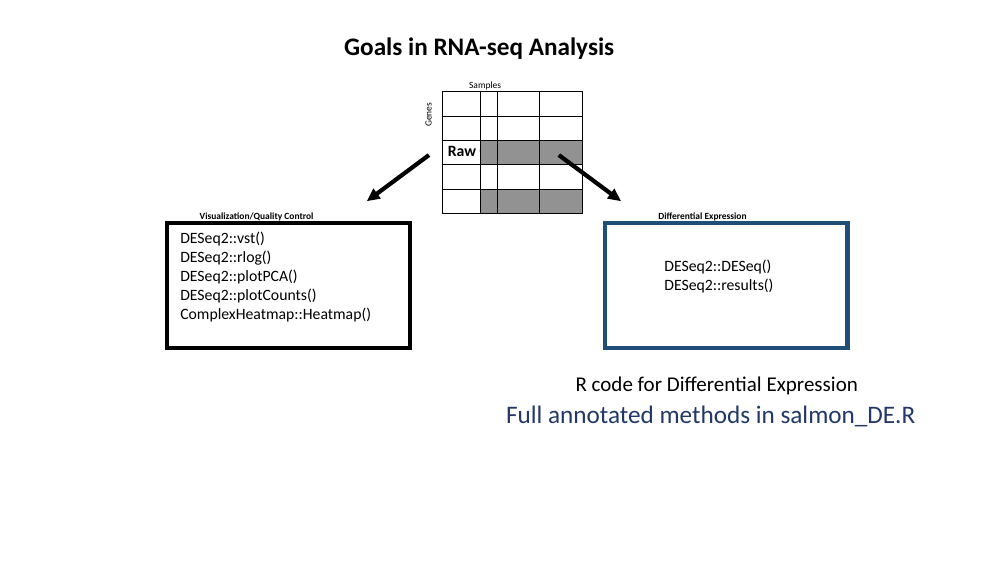
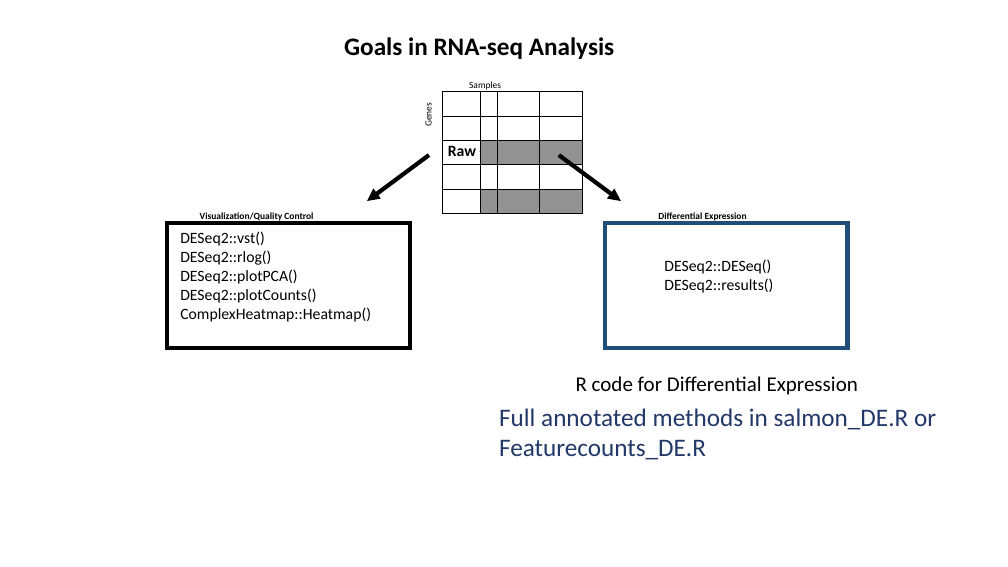
Before and after one commit to jraab/GNET749_RNAseq, a slide deck: slide 27 of lectures/2026_GNET749_Lecture4_RNAseq.pptx. Drawn at 1008x567 pixels with LibreOffice and Linux fonts; fonts in the diff are those of the drawing. Boxes give left, top, right and bottom in pixels: in the first picture for what was removed or moved away, otherwise in the second. Text is boxed around its words. In the diff, an @@ line names an element or a change of style, - is before the commit and + after.

```diff
--- a/lectures/2026_GNET749_Lecture4_RNAseq.pptx
+++ b/lectures/2026_GNET749_Lecture4_RNAseq.pptx
@@ text at box(499, 408, 936, 460): text changed @@
-Full annotated methods in salmon_DE.R
+Full annotated methods in salmon_DE.R or
+Featurecounts_DE.R
```
Also in this commit, not shown: 4 other slides changed.
